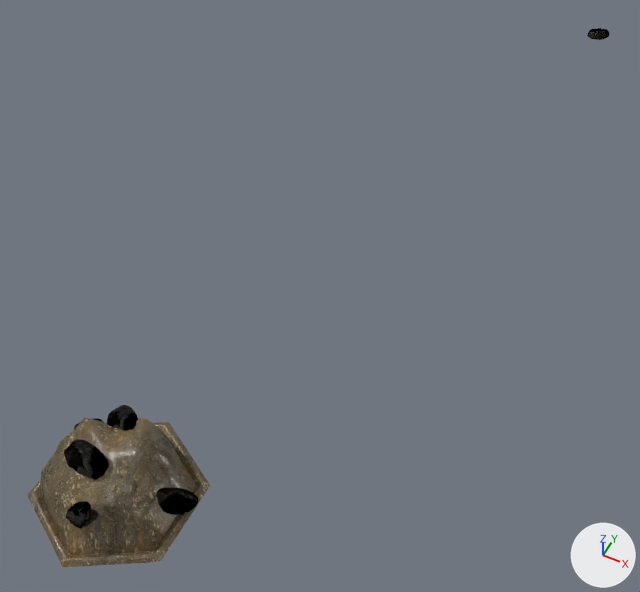
One commit to the glTF model src/modules/base/assets/rocky-hills.glb: the scene before it, then after it.
The view is the same before and after, from a 50 mm lens placed at (3.31, -8.71, 8.72), pointed at (-0.36, -1.37, -0.47). The axes (+X, +Y, +Z) are drawn at lower right. The lights are the same throughout. The older version comes first. Where no turn or scale is listed for an object, it has been applied to the vertices. Vertices at exactly the same position are counted once.

Objects in the first picture: 'HexagonTile.009', 'small_rock_03.001', 'small_rock_03.002', 'small_rock_03.004', 'small_rock_03.006', 'small_rock_03.007'.
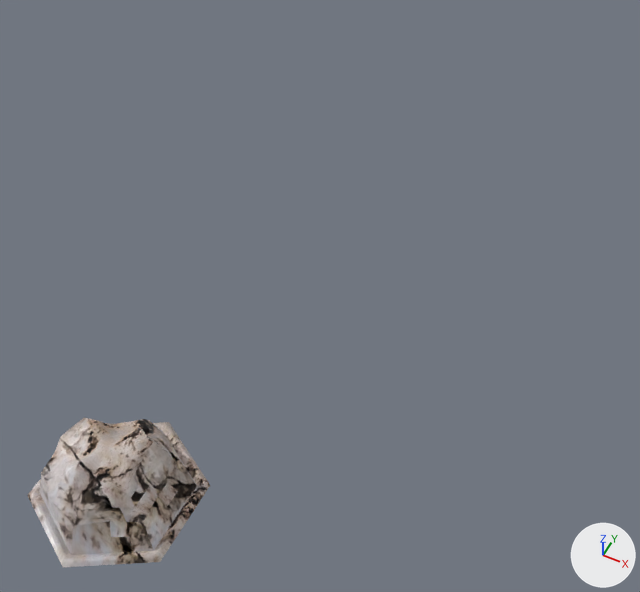
The newer file is also turned or shifted as a whole; pictures and numbers use the older file's frame.

The edits, one by one:
Picture 'roughness_Out' (img_roughness_out) is new.
Picture 'color_Out' (img_color_out) is new.
Picture 'roughness_Out.001' (img_roughness_out_001) is new.
Material 'Rugged Rock Cliff Material.001' (mat_rugged_rock_cliff_material_001) is new.
Uses the picture img_color_out.
Uses the picture img_roughness_out.
Uses the picture img_roughness_out_001.
me_circle_011 is used by ob_hexagontile_009; location (1.47, 3.92, 0.0).
me_circle_011 had 289 vertices, 552 faces and spanned x -3.2..-1.47, y -10.22..-8.22, z 0.0..0.94.
me_circle_011 now has 295 vertices, 564 faces and spans x -3.2..-1.47, y -10.22..-8.22, z 0.0..0.94.
me_circle_011 part 1: 2 vertices removed from x -2.47..-2.34, y -8.69..-8.6, z 0.58..0.6; 8 vertices added at x -2.49..-2.32, y -8.73..-8.6, z 0.55..0.61.
me_circle_011 part 2: 2 vertices moved from x -2.91..-2.89, y -9.22..-9.06, z 0.63..0.66 to x -2.96..-2.94, y -9.22..-9.06, z 0.63..0.66.
me_circle_011 part 3: 540 faces spanning x -3.2..-1.47, y -10.22..-8.22, z 0.0..0.94 switch from mat_dirt_and_rocky_ground to mat_rugged_rock_cliff_material_001.
Object 'small_rock_03.001' (ob_small_rock_03_001) is deleted.
Object 'small_rock_03.002' (ob_small_rock_03_002) is deleted.
Object 'small_rock_03.006' (ob_small_rock_03_006) is deleted.
Object 'small_rock_03.007' (ob_small_rock_03_007) is deleted.
Object 'small_rock_03.004' (ob_small_rock_03_004) is deleted.

What differs and where, as boxes (x1, y1, x2, y2) in the pictures (640 x 592 px; the box of a moved part takes in the faces that stretch with it):
'small_rock_03.002', deleted
    before: (64, 439, 109, 480)
'small_rock_03.007', deleted
    before: (156, 487, 198, 515)
'small_rock_03.006', deleted
    before: (66, 501, 98, 529)
'small_rock_03.004', deleted
    before: (107, 405, 138, 431)
'small_rock_03.001', deleted
    before: (587, 29, 609, 40)
part 1 of me_circle_011, cut back
    before: (137, 417, 149, 430)
    after: (114, 419, 154, 429)
part 2 of me_circle_011, moved or reshaped
    both: (54, 417, 86, 454)
part 3 of me_circle_011, recoloured (brown to grey)
    both: (27, 417, 210, 567)
